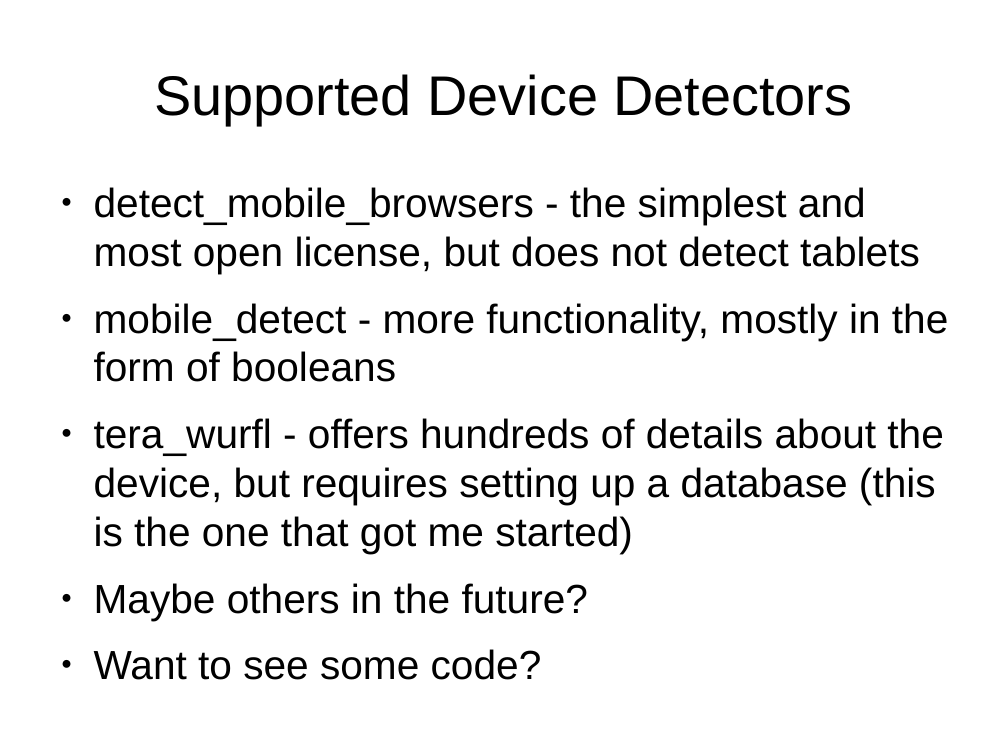
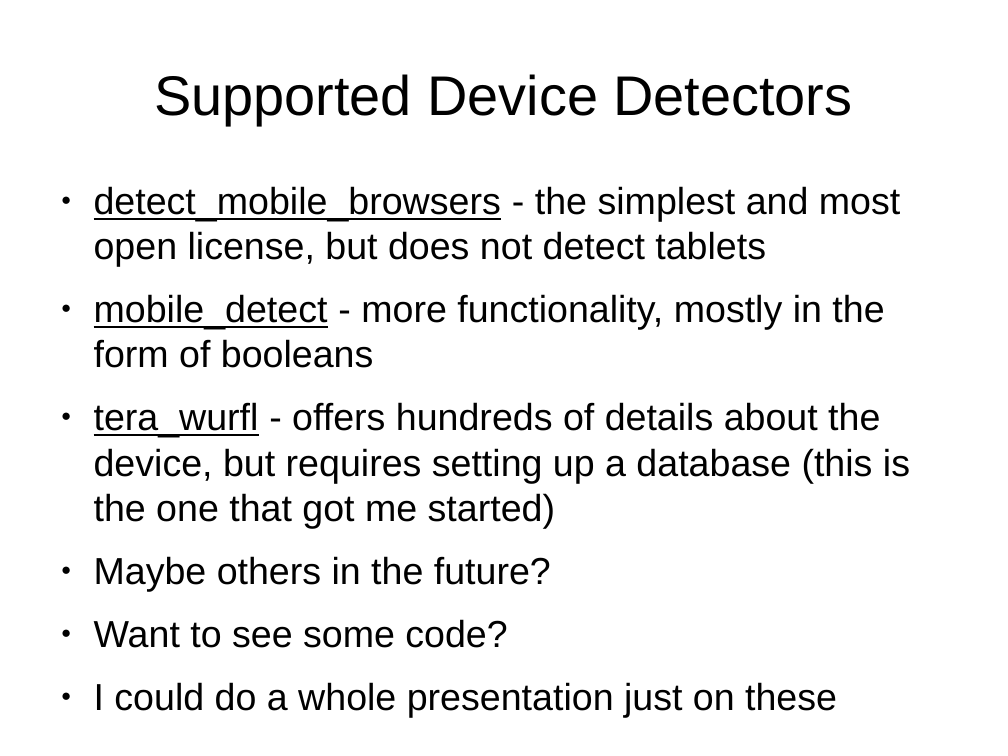
Before and after one commit to tomwhartung/jmws_accoutrements, a slide deck: slide 11 of presentations/2015_09-Joomla/Device_Detection-In_Protostar_and_Beez3.odp. Drawn at 1008x756 pixels with LibreOffice and Linux fonts; fonts in the diff are those of the drawing. Boxes give left, top, right and bottom in pixels: in the first picture for what was removed or moved away, otherwise in the second. Text is boxed around its words. In the diff, an @@ line names an element or a change of style, - is before the commit and + after.

```diff
--- a/presentations/2015_09-Joomla/Device_Detection-In_Protostar_and_Beez3.odp
+++ b/presentations/2015_09-Joomla/Device_Detection-In_Protostar_and_Beez3.odp
@@ text at [94, 186, 910, 648]: size 32 to 29.6 pt in "detect_mobile_browsers - the simplest and most open ...", "mobile_detect - more functionality, mostly in the ...", "tera_wurfl - offers hundreds of details about ...", "Maybe others in the future?" and 1 more places; underline on in "detect_mobile_browsers", "mobile_detect", "tera_wurfl" @@
@@ text at [94, 682, 837, 717]: paragraph added @@
+● I could do a whole presentation just on these
```
Also in this commit, not shown: 15 other slides changed, 2 slides added, 1 slide removed.
